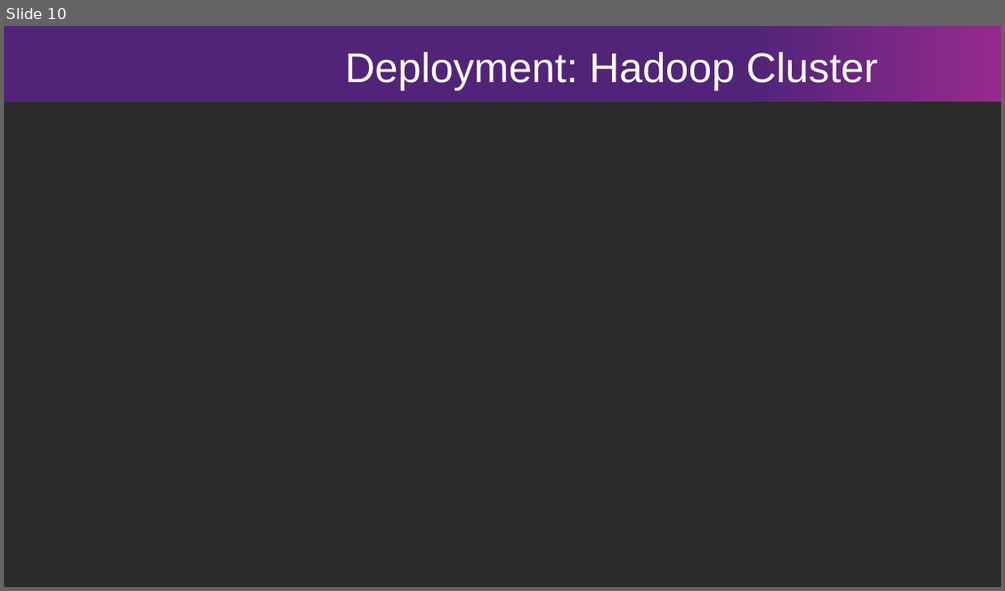
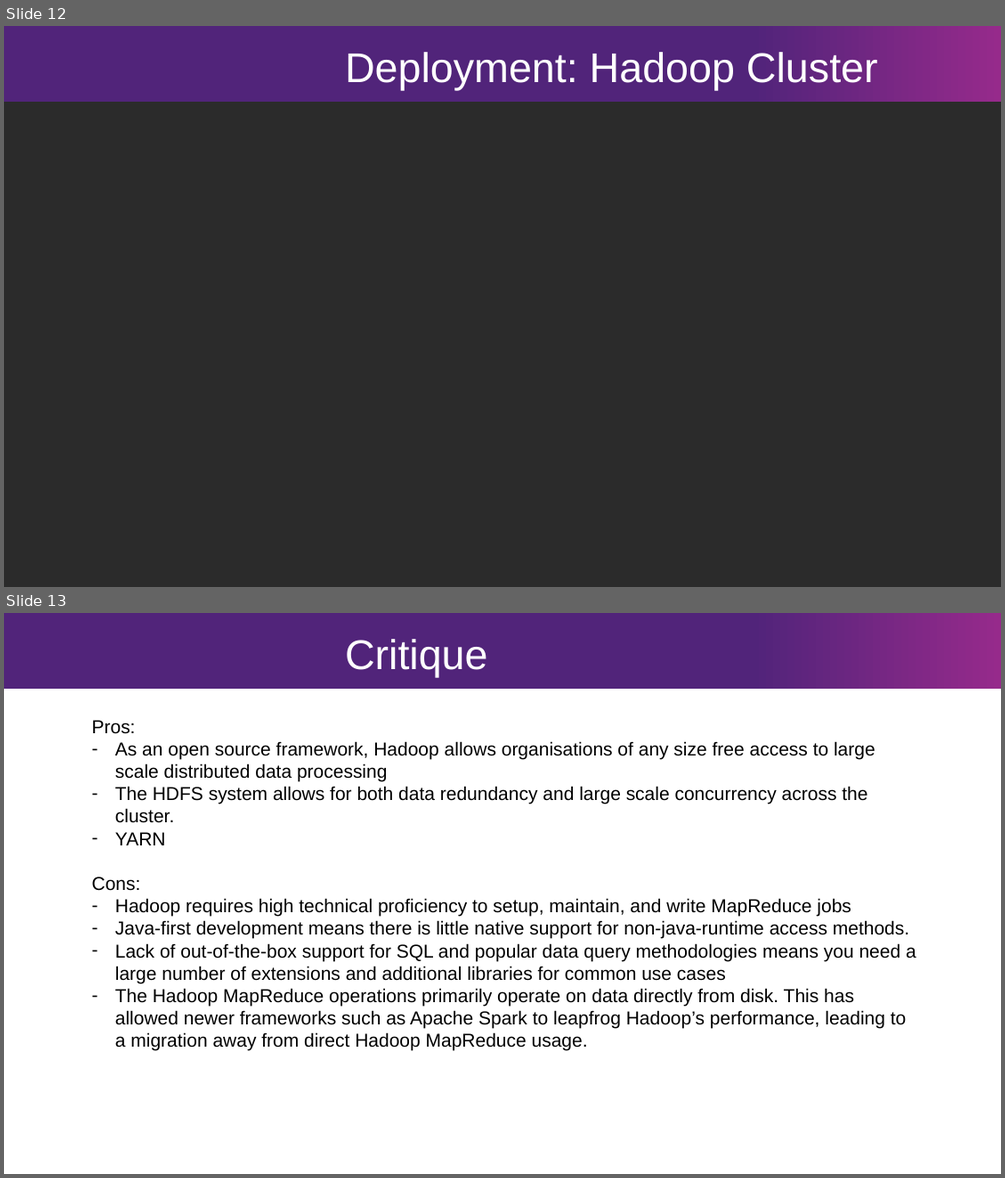
Before and after one commit to bhq12/hadoop-architecture-notes, a slide deck: hadoop-architecture-brook-queree.pptx. Shown one above the other, each under a label of ours: slide 10 before the commit, slides 12 and 13 after it. The pictures are 1005x591 and 1005x1178 pixels, drawn with LibreOffice and Linux fonts; fonts in the diff are those of the drawing; background and template pictures are left out; a plain dark background stands for a picture behind light text. Boxes give left, top, right and bottom in pixels: in the first picture for what was removed or moved away, otherwise in the second. Text is boxed around its words. In the diff, an @@ line names an element or a change of style, - is before the commit and + after.

```diff
--- a/hadoop-architecture-brook-queree.pptx
+++ b/hadoop-architecture-brook-queree.pptx
@@ slide 13 added at bbox=[4, 613, 1001, 1174], background #FFFFFF; not listed: 1 template element that a slide beside it also shows @@
@@ text added at bbox=[345, 639, 488, 678], 40 pt, text #FFFFFF @@
+Critique
@@ text added at bbox=[92, 720, 916, 1051], 18 pt, text #000000 @@
+Pros:
+– As an open source framework, Hadoop allows organisations of any size free access to large scale distributed data processing
+– The HDFS system allows for both data redundancy and large scale concurrency across the cluster.
+– YARN
+Cons:
+– Hadoop requires high technical proficiency to setup, maintain, and write MapReduce jobs
+– Java-first development means there is little native support for non-java-runtime access methods.
+– Lack of out-of-the-box support for SQL and popular data query methodologies means you need a large number of extensions and additional libraries for common use cases
+– The Hadoop MapReduce operations primarily operate on data directly from disk. This has allowed newer frameworks such as Apache Spark to leapfrog Hadoop’s performance, leading to a migration away from direct Hadoop MapReduce usage.
@@ what was slide 10 is now slide 12 @@
```
Also in this commit, not shown: 8 slides changed, 3 other slides added, 3 slides removed, 16 other files.
